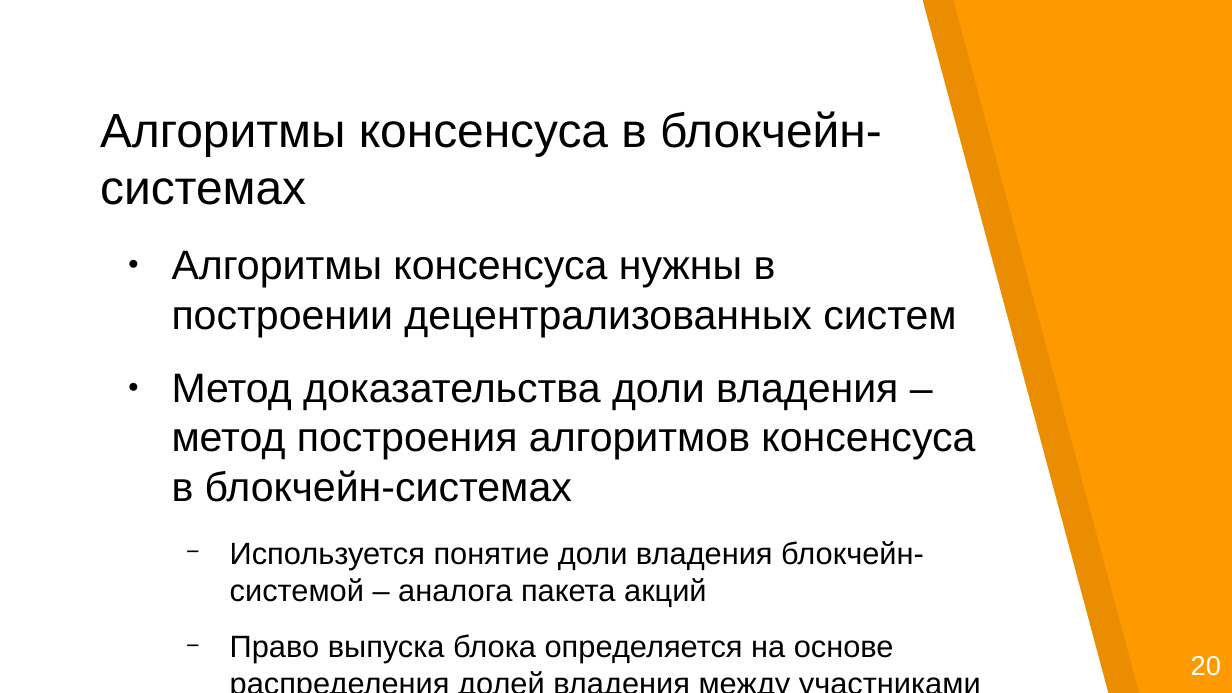
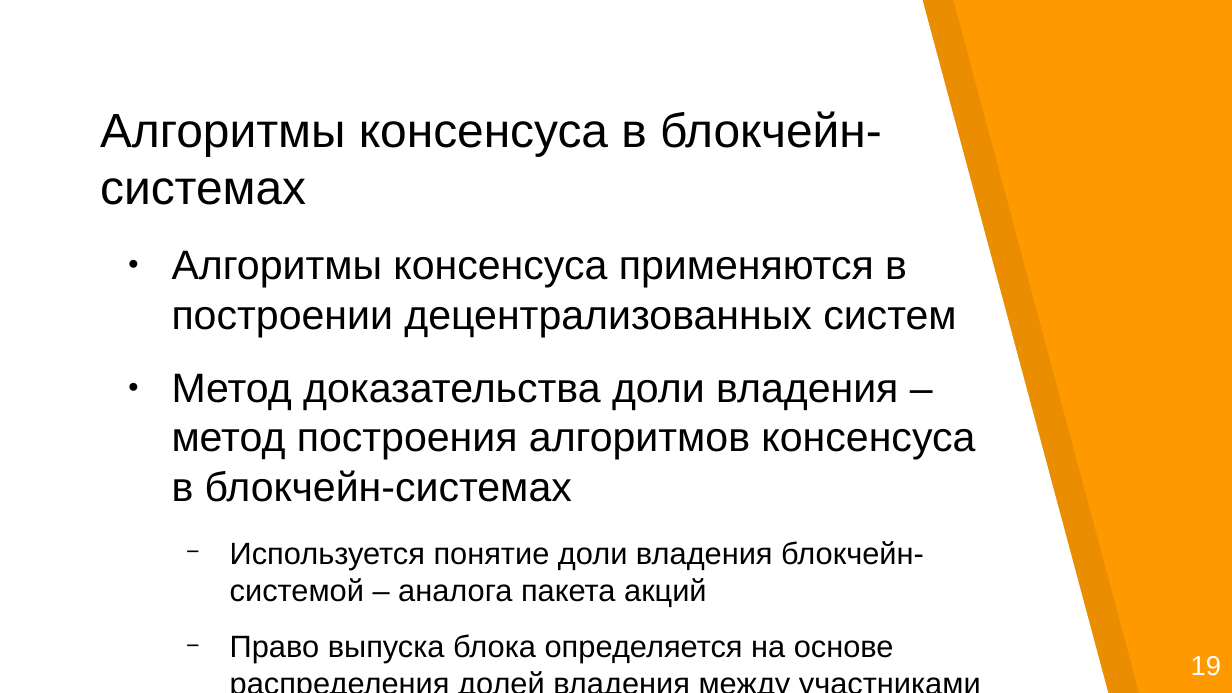
Before and after one commit to georgeee/itmo-master-thesis, a slide deck: slide 4 of presentation.odp. Drawn at 1232x693 pixels with LibreOffice and Linux fonts; fonts in the diff are those of the drawing. Boxes give left, top, right and bottom in pixels: in the first picture for what was removed or moved away, otherwise in the second. Text is boxed around its words. In the diff, an @@ line names an element or a change of style, - is before the commit and + after.

```diff
--- a/presentation.odp
+++ b/presentation.odp
@@ text at (x1=172, y1=250, x2=956, y2=337): text changed @@
-● Алгоритмы консенсуса нужны в построении децентрализованных систем
+● Алгоритмы консенсуса применяются в построении децентрализованных систем
@@ text at (x1=1191, y1=656, x2=1221, y2=676): text changed @@
-20
+19
```
Also in this commit, not shown: 17 other slides changed, 1 slide removed, 9 other files.
